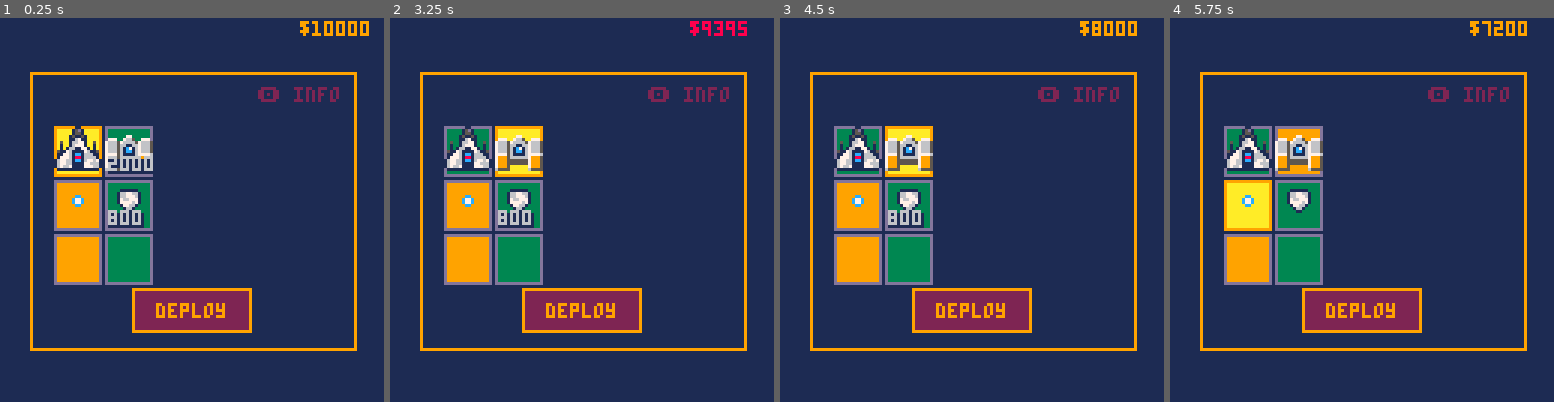
Above: before the commit, frames 1-4 (left to right).
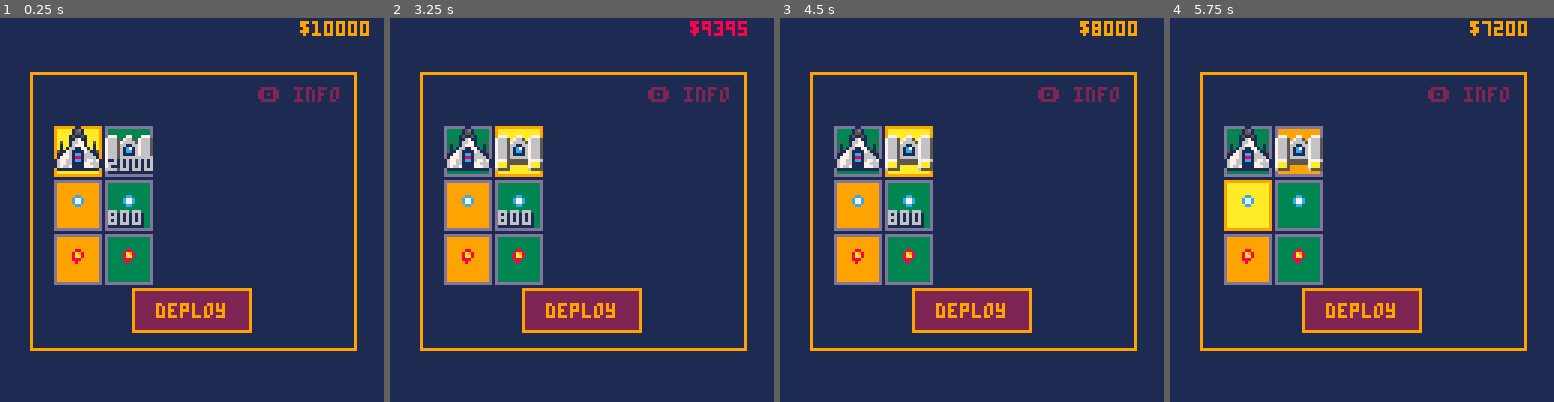
Above: after the commit, the same moments.

Repository: aureliendossantos/new-miami-2080
Game: PICO-8 cartridge miami2080.p8
Two runs of this game, one before a commit and one after it. Both use one fixed random seed, a clock stepped at 60 frames per second and the inputs below.
Inputs:
- Up to frame 1 (0.25 s): no input
- Up to frame 2 (3.25 s): tap O (Z key) at 0.33, 0.7, 1.43, 2.22, 3.1 s; tap X (X key) at 1.07, 2.07, 2.4, 2.73, 3.07 s; hold Left 1.97-2.37 s; hold Down 2.42-2.82 s; hold Right from 2.87 s (still down)
- Up to frame 3 (4.5 s): tap X (X key) every 0.33 s from 3.4 to 4.4 s; release Right at 3.53 s; hold Up 3.58-4.08 s; tap O (Z key) at 3.98 s; hold Right from 4.13 s (still down)
- Up to frame 4 (5.75 s): release Right at 4.53 s; hold Down 4.58-5.08 s; tap X (X key) every 0.33 s from 4.73 to 5.73 s; tap O (Z key) at 4.87 s; hold Left from 5.13 s (still down)

The runs differ from the first frame. In frame 1, 0.6% of the frame differs, in the area x 18-40%, y 30-65%; in frame 2, 0.7%; in frame 3, 0.7%; in frame 4, 0.7%.

Commit message:
gros boss

Diff:
--- a/miami2080.p8
+++ b/miami2080.p8
@@ -6,7 +6,7 @@
 
 function _init()
  --particles
- dust={}
+ dust,dust_front={},{}
  dust_col={5,9,9,10}
  --glitch effect
  glit = {}
@@ -58,11 +58,6 @@
 function _draw()
  _drw()
  dtb_draw()
- --o1 = flr(rnd(0x1f00)) + 0x6040
---o2 = o1 + flr(rnd(0x4)-0x2)
---len = flr(rnd(0x40))
---memcpy(o1,o2,len)
-glitch()
 end
 
 function draw_money()
@@ -227,6 +222,9 @@
 	for d in all(dust) do
   d:update()
  end
+ for d in all(dust_front) do
+  d:update()
+ end
 
 	local info=stages[stage][wave]
 	if (info[5]) info[5]-=1
@@ -238,17 +236,20 @@
 
 function draw_shmup()
 	cls()
-	draw_player()
 	for d in all(dust) do
   d:draw()
  end
+	draw_player()
 	spr(animate({64,65,66,67,68,69,70,71,72}),p.x+7,p.y+7)
 	for e in all(enemies) do
-		spr(animate(e.anim),e.x,e.y)
+		spr(animate(e.anim),e.x,e.y,e.spr_w,e.spr_h)
 	end
 	for b in all(bullets) do
 		spr(animate(b.anim),b.x,b.y)
 	end
+	for d in all(dust_front) do
+  d:draw()
+ end
 	for e in all(explosions) do
 		circ(e.x,e.y,e.t/2,8+e.t%3)
 	end
@@ -283,7 +284,7 @@
    speed=1.2,
    life=4,
    price=2000,
-   anim={24},
+   anim={22},
    x1=7,y1=7,
    w=1,h=1
   }
@@ -307,7 +308,7 @@
    duration=15,
    damage=160,
    sfx=2,
-   anim={5},
+   anim={2},
    x1=1,y1=2,
    w=4,h=4
   }
@@ -320,7 +321,7 @@
    duration=35,
    damage=200,
    sfx=0,
-   anim={7},
+   anim={4},
    x1=1,y1=2,
    w=4,h=4
   },
@@ -330,7 +331,7 @@
    duration=15,
    damage=300,
    sfx=2,
-   anim={7},
+   anim={4},
    x1=1,y1=2,
    w=4,h=4
   }
@@ -342,6 +343,7 @@
 	  life=400,
 	  money=20,
    anim={3},
+   spr_w=1,spr_h=1,
    x1=0,y1=0,w=7,h=7,
    emitters={
     {1,0,0}
@@ -352,6 +354,7 @@
 	  life=800,
 	  money=120,
    anim={6},
+   spr_w=1,spr_h=1,
    x1=0,y1=0,w=7,h=7,
    emitters={
     {3,-5,0},
@@ -364,9 +367,24 @@
 	  life=800,
 	  money=120,
    anim={6},
+   spr_w=1,spr_h=1,
    x1=0,y1=0,w=7,h=7,
    emitters={
     {5,0,0}
+   }
+  },
+  {
+   --giga boss
+	  life=32000,
+	  money=10000,
+   anim={128},
+   spr_w=16,spr_h=4,
+   x1=0,y1=0,w=16*8,h=28,
+   emitters={
+    {1,50,22},
+    {1,84,12},
+    {6,96,6},
+    {5,34,16}
    }
   }
  }
@@ -476,10 +494,7 @@
    {3,2,98,2}
   },
   {
-   {3,1,98,1},
-   {1,2,98,1},
-   {4,1,98,1},
-   {3,2,98,1}
+   {1,4,128,4}
   }
  }
 end
@@ -556,12 +571,12 @@
 	 p.inv_t=0
 	 p.invincible=false
 	end
- player_dust(2,12)
- player_dust(13,12)
+ player_dust(2,13)
+ player_dust(13,13)
 end
 
 function player_dust(x,y)
-	add_new_dust(p.x+x,p.y+y,rnd(0.3)-0.15,-(rnd(2)-1.5),7,rnd(1)+2,0.1,dust_col)
+	add_new_dust(p.x+x,p.y+y,rnd(0.3)-0.15,-(rnd(1)-1),7,2,0.1,dust_col,true)
 end
 
 
@@ -583,7 +598,7 @@
   end
   --movements
   if behaviour==1 then
-   --normal
+   --coming from above
    e.x=flr((128-width)/2)+8*(i-1)+gap*(i-1)
 	  e.x_change=0
 	  e.y=-10
@@ -603,6 +618,12 @@
 	  e.y=10
 	  e.y_change=20
 	  e.move_duration=150+rnd(40)
+	 elseif behaviour==4 then
+	  --slow entrance
+	  e.x=0
+	  e.x_change=0
+	  e.y=-32
+	  e.y_goal=0
 	 end
 	 e.start_x,e.start_y=e.x,e.y
 	 --timers
@@ -618,14 +639,21 @@
 function update_enemies()
  for e in all(enemies) do
   --avance
- 	if (e.move_t<e.move_duration) e.move_t+=1
-  e.y=elastic_in_out(e.move_t,e.start_y,e.y_change,e.move_duration)
-	 e.x=elastic_in_out(e.move_t,e.start_x,e.x_change,e.move_duration)
+  if e.move_duration then
+ 	 if (e.move_t<e.move_duration) e.move_t+=1
+   e.y=elastic_in_out(e.move_t,e.start_y,e.y_change,e.move_duration)
+	  e.x=elastic_in_out(e.move_t,e.start_x,e.x_change,e.move_duration)
+	 else
+	  e.y=min(e.y_goal,e.y+0.2)
+	 end
 	 --collision
  	for b in all(bullets) do
  		if collision(e,b) then
  		 e.life-=b.damage
- 		 explode(b.x+4,b.y)
+ 		 --explode(b.x+4,b.y)
+ 		 for i=1,3 do
+		   add_new_dust(b.x+4,b.y,rnd(2)-1,rnd(1.5)-2,15,rnd(3)+1,0.1,dust_col,true)
+    end
  			del(bullets,b)
  			sfx(1)
 			end
@@ -633,11 +661,14 @@
 		--mort
 		if e.life<=0 then
 		 money+=e.money
-			del(enemies,e)
+		 for i=1,10 do
+		  add_new_dust(e.x+4,e.y+4,rnd(2)-1,rnd(2)-2.1,rnd(10)+20,rnd(6)+2,0.05,dust_col)
+   end
+  del(enemies,e)
 		end
 		--tir
-		if e.x>0 and e.y>0
-		and e.x<120 and e.y<120 then
+		if e.x>=0 and e.y>=0
+		and e.x<=120 and e.y<=120 then
 		 for emt in all(e.emitters) do
 	  	local em=emitter[emt[1]]
 			 if	emt.shoot_t==em.frequency then
@@ -881,134 +912,208 @@
 			print(dtb_dislines[i],2,i*8+dtb_y-(dislineslength+offset)*8,7)
 		end
 	end
+	glitch()
 end
 
 --glitch effect
 
 function glitch()
-   if g_on == true then -- on boolean is mangaged by the timer
-     local t={6,11,3} -- three colors
-     local c=flr(rnd(3))+1
-     for i=0, 5, 4 do -- the outer loop generates the vertical glitch dots
-       local gl_height = rnd(glit.height)
-       for h=0, 100, 2 do -- the inner loop creates longer horizontal lines
-         pset(dtb_y*2-138+rnd(glit.width),dtb_y-42+gl_height, t[c])
-       end
-    end
+ if g_on == true then -- on boolean is mangaged by the timer
+  local t={6,11,3} -- three colors
+  local c=flr(rnd(3))+1
+  for i=0, 5, 4 do -- the outer loop generates the vertical glitch dots
+   local gl_height = rnd(glit.height)
+   for h=0, 100, 2 do -- the inner loop creates longer horizontal lines
+    pset(dtb_y*2-138+rnd(glit.width),dtb_y-42+gl_height, t[c])
+   end
+  end
  end
 
  -- animation timeline that turns the static on and off
  if glit.t>30 and glit.t < 50 then
-   g_on=true
+  g_on=true
  elseif glit.t>70 and glit.t < 80 then
-   g_on=true
+  g_on=true
  elseif glit.t>120 then
-   glit.t = 0
+  glit.t = 0
  else
-   g_on=false
+  g_on=false
  end
  glit.t+=1
 end
 
 --particle system
-function add_new_dust(_x,_y,_dx,_dy,_l,_s,_g,_f)
-add(dust, {
-fade=_f,x=_x,y=_y,dx=_dx,dy=_dy,life=_l,orig_life=_l,rad=_s,col=0,grav=_g,draw=function(self)
-pal()palt()circfill(self.x,self.y,self.rad,self.col)
-end,update=function(self)
-self.x+=self.dx self.y+=self.dy
-self.dy+=self.grav self.rad*=0.9 self.life-=1
-if type(self.fade)=="table"then self.col=self.fade[flr(#self.fade*(self.life/self.orig_life))+1]else self.col=self.fade end
-if self.life<0then del(dust,self)end end})
-end
-…(91 lines of a section not shown)…
+function add_new_dust(_x,_y,_dx,_dy,_l,_s,_g,_f,front)
+	local newd={
+		fade=_f,
+ 	x=_x,
+ 	y=_y,
+ 	dx=_dx,
+ 	dy=_dy,
+ 	life=_l,
+ 	orig_life=_l,
+ 	rad=_s,
+		col=0, --set to color
+ 	grav=_g,
+ 	draw=function(self)
+ 		--clear the palette
+ 		pal()
+ 		palt()
+ 		--draw the particle
+ 		circfill(self.x,self.y,self.rad,self.col)
+ 	end,
+ 	update=function(self)
+
+ 		self.x+=self.dx
+ 		self.y+=self.dy
+ 		self.dy+=self.grav
+
+ 		--reduce the radius
+ 		--this is set to 90%, but
+ 		--could be altered
+ 		self.rad*=0.9
+
+ 		self.life-=1
+
+ 		if type(self.fade)=="table" then
+		 	self.col=self.fade[flr(#self.fade*(self.life/self.orig_life))+1]
+			else
+				--just use a fixed color
+				self.col=self.fade
+		 end
+
+	 	if self.life<0 then
+			 del(dust,self)
+			 del(dust_front,self)
+ 		end
+ 	end
+ }
+	if front then
+	 add(dust_front, newd)
+	else
+	 add(dust, newd)
+	end
+end
+…(123 lines of a section not shown)…
Not shown, changed: 71 lines of the sprite sheet (__gfx__) section of miami2080.p8
